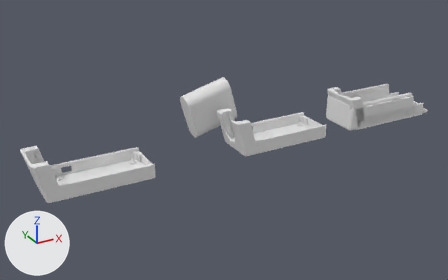
What one commit did to the Blender file Pi_Zero_Case/files/pi-cam.blend.
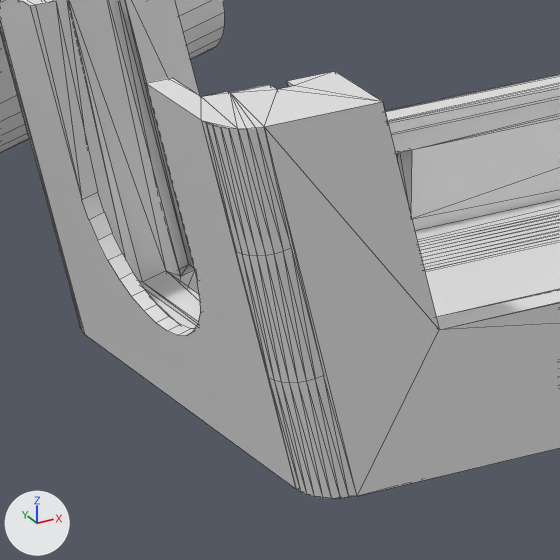
Each version appears first whole from a camera (50 mm lens) standing at (-388.8, -408.0, 213.7) and looking at (-157.4, 12.7, 3.4), and next in a close-up on the part from 49% to 59% of the width and 41% to 58% of the height. Arrows for +X, +Y and +Z are at lower left; the lights stay in place. The close-ups show mesh edges as thin lines.

Script lines for the objects in view, before the commit:
```python
me_bottom_001 = bpy.data.meshes.new('Bottom.001')
me_bottom_001.from_pydata(...)  # 832 vertices, 1609 faces; spans x -48.8..41.1, y -18.0..18.0, z 0.0..29.0
me_cylinder = bpy.data.meshes.new('Cylinder')
me_cylinder.from_pydata(...)  # 64 vertices, 34 faces; spans x -3.87..1.0, y -1.0..1.0, z -1.0..1.0
ob_bottom_fisheye = bpy.data.objects.new('Bottom.fishEye', me_bottom_001)
ob_bottom_fisheye.location = (-113.65, 0.0, 0.0)
ob_cylinder = bpy.data.objects.new('Cylinder', me_cylinder)
ob_cylinder.location = (-157.04, 34.44, 14.69)
ob_cylinder.rotation_euler = (0.0, 1.309, 0.0)  # degrees (0, 75, 0)
ob_cylinder.scale = (8.1, 8.28, 20.5)
```
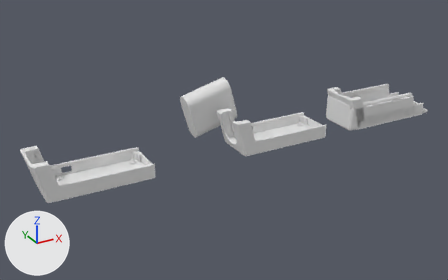
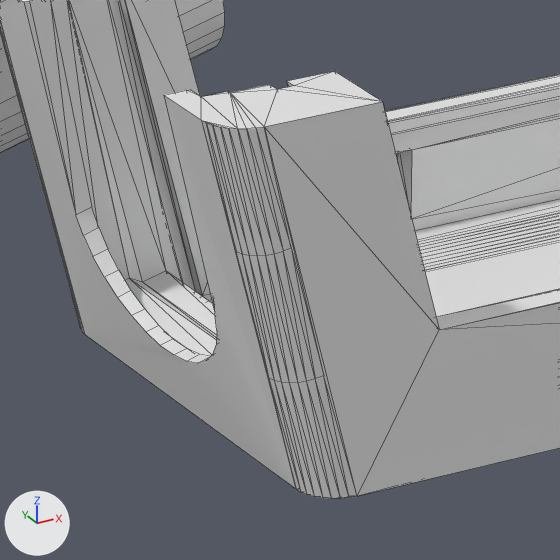
Scene script edits in JSON lines:
```json
{"block": "me_bottom_001", "where": "me_bottom_001.from_pydata(...)  # 832 vertices, 1609 faces; spans x -48.8..41.1, y -18.0..18.0, z 0.0..29.0"}
{"block": "me_bottom_001", "where": "# used by ob_bottom_fisheye; location = (-113.65, 0.0, 0.0)"}
{"block": "me_bottom_001", "change": "me_bottom_001 part 1: 46 of 832 vertices moved; they spanned x -48.8..-33.9, y -12.7..12.7, z 4.6..29.0 and now span x -48.8..-33.2, y -12.7..12.7, z 2.4..29.0; mean shift (0.1, -0.6, -1.4); largest move (-44.7, -7.4, 13.5) -> (-44.7, -9.9, 12.0)"}
```

Changed parts and their boxes (x1, y1, x2, y2) in the close-ups (560 x 560 px; the box of a moved part takes in the faces that stretch with it):
```json
{"part": 1, "of": "me_bottom_001", "change": "moved or reshaped", "before": [0, 0, 296, 489], "after": [0, 0, 296, 489]}
```
